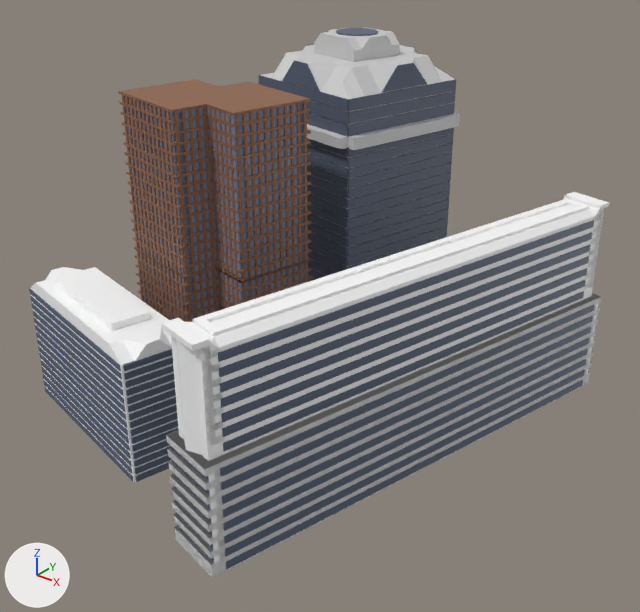
Before and after pictures for a commit that changed the Blender file build2.blend.
One viewpoint serves both versions: a 50 mm camera at (16.01, -21.55, 14.29) aimed at (1.96, -3.99, 3.4). Arrows for +X, +Y and +Z are at lower left; the lights stay in place.

Script lines for the objects in view, before the commit:
```python
me_立方体_005 = bpy.data.meshes.new('立方体.005')
me_立方体_005.from_pydata(...)  # 48 vertices, 36 faces; spans x -30.0..30.0, y -6.1..6.1, z -1.3..1.3
me_立方体_005.materials.append(mat_マテリアル_004)  # dark blue #566074
me_立方体_010 = bpy.data.meshes.new('立方体.010')
me_立方体_010.from_pydata(...)  # 444 vertices, 426 faces, 2 loose edges; spans x -1.52..1.52, y -0.41..0.41, z -0.73..0.8
me_立方体_010.materials.append(mat_マテリアル_023)  # white #ffffff
me_立方体_014 = bpy.data.meshes.new('立方体.014')
me_立方体_014.from_pydata(...)  # 10746 vertices, 10686 faces, 1 loose edge; spans x -0.83..0.83, y -5.29..5.31, z -1.49..4.39
# faces by material slot: [10334, 112, 144, 84, 12]
me_立方体_014.materials.append(mat_マテリアル_026)  # white #ffffff
me_立方体_014.materials.append(mat_マテリアル_033)  # dark blue #566074
me_立方体_014.materials.append(mat_マテリアル_027)  # dark blue #566074
me_立方体_014.materials.append(mat_マテリアル_028)  # dark blue #566074
me_立方体_014.materials.append(mat_マテリアル_032)  # dark blue #566074
ob_立方体_004 = bpy.data.objects.new('立方体.004', me_立方体_005)
ob_立方体_004.location = (0.01, 0.19, 8.35)
ob_立方体_004.rotation_euler = (0.0, 0.0, 1.351)  # degrees (0, 0, 77)
ob_立方体_004.scale = (0.0707, 0.343, 0.38)
ob_立方体_010 = bpy.data.objects.new('立方体.010', me_立方体_010)
ob_立方体_010.location = (-2.23, -8.26, 1.94)
ob_立方体_010.rotation_euler = (0.0, 0.0, -0.231)  # degrees (0, 0, -13)
ob_立方体_010.scale = (1.91, 2.22, 2.66)
ob_立方体_013 = bpy.data.objects.new('立方体.013', me_立方体_014)
ob_立方体_013.location = (5.23, -4.13, 1.5)
ob_立方体_013.rotation_euler = (0.0, 0.0, -0.227)  # degrees (0, 0, -13)
ob_立方体_013.scale = (1.02, 1.3, 1.0)
# also in view: '立方体' at (0.0, 0.2, 5.09); '立方体.002' at (0.01, 0.2, 8.34); '立方体.001' at (0.03, 0.2, 3.8); '立方体.012' at (-2.24, -8.26, 1.76); '立方体.011' at (-2.25, -8.26, 1.76)
```
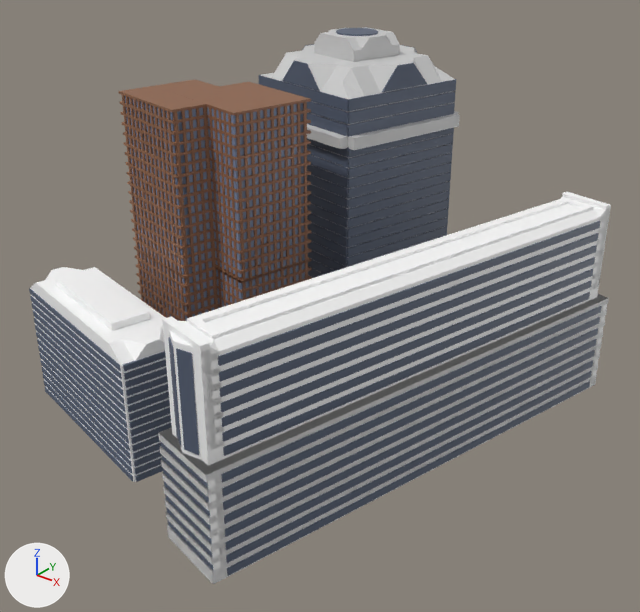
Edits to the bpy script that builds the scene:
```text
Add mat_マテリアル_035:
    mat_マテリアル_035 = principled_material('マテリアル.035')
    mat_マテリアル_035.base_color = (0.0931, 0.117, 0.175)  # dark blue #566074
Add mat_マテリアル_036:
    mat_マテリアル_036 = principled_material('マテリアル.036')
    mat_マテリアル_036.base_color = (0.0931, 0.117, 0.175)  # dark blue #566074
Add me_立方体_013:
    me_立方体_013.from_pydata([(-1.24, -0.32, -0.03), (-1.24, -0.32, 0.03), (-1.24, 0.32, -0.03), (-1.24, 0.32, 0.03), (1.24, -0.32, -0.03), (1.24, -0.32, 0.03), (1.24, 0.32, -0.03), (1.24, 0.32, 0.03), (-1.24, 0.48, -0.03), (-1.24, 0.52, 0.01), (-1.24, 1.03, -0.29), (-1.24, 1.07, -0.26), (1.23, 0.48, -0.03), (1.23, 0.52, 0.01), (1.23, 1.03, -0.29), (1.23, 1.07, -0.26)], [], [(0, 1, 3, 2), (2, 3, 7, 6), (6, 7, 5, 4), (4, 5, 1, 0), (2, 6, 4, 0), (7, 3, 1, 5), (8, 9, 11, 10), (10, 11, 15, 14), (14, 15, 13, 12), (12, 13, 9, 8), (10, 14, 12, 8), (15, 11, 9, 13)])
    for i in [*range(6, 12)]: me_立方体_013.polygons[i].material_index = 1
    me_立方体_013.materials.append(mat_マテリアル_035)  # dark blue #566074
    me_立方体_013.materials.append(mat_マテリアル_036)  # dark blue #566074
Change ob_立方体_013:
    ob_立方体_013.scale: (1.02, 1.3, 1.0) -> (1.25, 1.32, 1.0)
Add ob_立方体_014:
    ob_立方体_014 = bpy.data.objects.new('立方体.014', me_立方体_013)
    ob_立方体_014.location = (3.93, -10.87, 4.36)
    ob_立方体_014.rotation_euler = (1.671, -1.571, 0.0)  # degrees (96, -90, 0)
    ob_立方体_014.scale = (1.0, 0.626, 0.998)
```

Where the change shows, as pixel boxes [x1, y1, x2, y2] in the pictures (640 x 612 px):
'立方体.013', rescaled
    before: [162, 192, 610, 578]
    after: [158, 192, 611, 584]
'立方体.014', added (blue)
    after: [168, 337, 199, 455]
    faces in mat_マテリアル_035 (dark blue #566074): [176, 348, 199, 455]
    faces in mat_マテリアル_036 (dark blue #566074): [168, 337, 181, 447]
